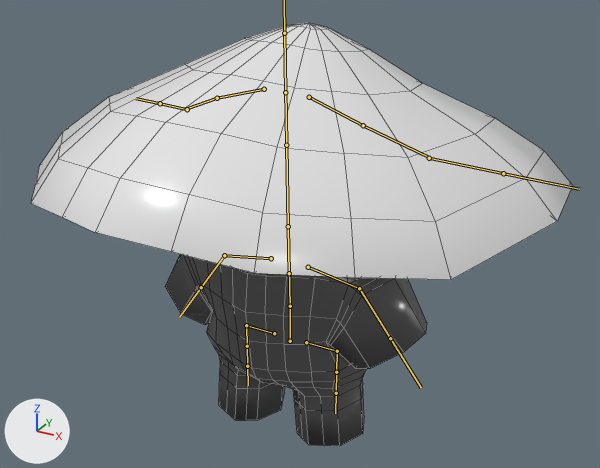
The FBX model Assets/Models/Donko/DonkoAnimd.fbx, before and after one commit.
The view is the same before and after, from a 50 mm lens placed at (4.45, -7.85, 6.48), pointed at (0.07, 0.13, 2.5). Every picture has the same lights, and +X, +Y and +Z are marked at lower left. Both versions are drawn at frame 80 of the action 'Armature.000|Idle'; the numbers are the values there. The bones that bend it are drawn over the model as lines. Mesh edges are drawn as thin lines.

In view in the first picture: 'Mushroom 2'.
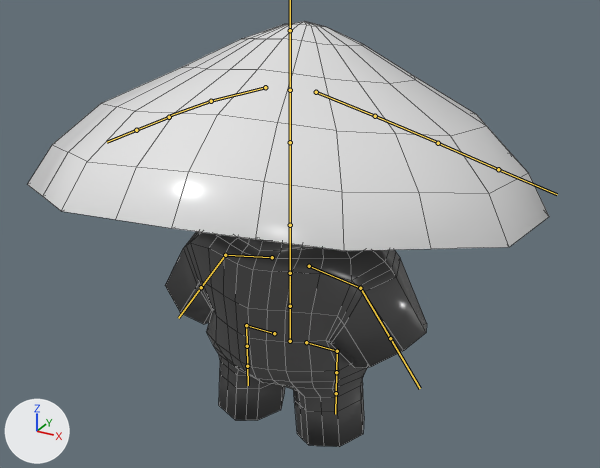
Pixel boxes (x1, y1, x2, y2) of what changed, in the pictures (600 x 468 px):
```json
{"object": "Mushroom 2", "change": "posed", "before": [31, 23, 573, 446], "after": [28, 21, 549, 447]}
{"bone": "SpineMid", "before": "(290, 306) to (289, 267)", "after": "(290, 306) to (290, 266)"}
{"bone": "SpineHead", "before": "(288, 226) to (286, 145)", "after": "(290, 225) to (290, 142)"}
{"bone": "CapEdge_L", "before": "(429, 158) to (503, 173)", "after": "(438, 143) to (498, 169)"}
{"bone": "CapEdge_R", "before": "(187, 109) to (160, 103)", "after": "(169, 117) to (136, 130)"}
```

The change, as JSON lines over the scene's bpy script:
```json
{"block": "bone_spinemid", "where": "bone_spinemid = bpy.data.objects['Armature.000'].pose.bones['SpineMid']  # child of 'SpineBase'"}
{"op": "set", "path": "bone_spinemid.rotation_quaternion", "old": "(1.0, 0.0, 0.0, 0.023)", "new": "(1.0, 0.0, 0.0, 0.0)", "note": "degrees (0, 0, 3) -> degrees (0, 0, 0)"}
{"block": "bone_spinehead", "where": "bone_spinehead = bpy.data.objects['Armature.000'].pose.bones['SpineHead']  # child of 'SpineUpper'"}
{"op": "set", "path": "bone_spinehead.rotation_quaternion", "old": "(0.999, 0.005, -0.038, -0.001)", "new": "(0.996, 0.0, 0.087, 0.0)", "note": "degrees (1, -4, 0) -> degrees (0, 10, 0)"}
{"block": "bone_capedge_l", "where": "bone_capedge_l = bpy.data.objects['Armature.000'].pose.bones['CapEdge_L']  # child of 'CapMid_L'"}
{"op": "set", "path": "bone_capedge_l.rotation_quaternion", "old": "(0.992, 0.127, -0.008, -0.005)", "new": "(1.0, -0.009, -0.009, -0.009)", "note": "degrees (15, -1, -1) -> degrees (-1, -1, -1)"}
{"block": "bone_capedge_r", "where": "bone_capedge_r = bpy.data.objects['Armature.000'].pose.bones['CapEdge_R']  # child of 'CapMid_R'"}
{"op": "set", "path": "bone_capedge_r.rotation_quaternion", "old": "(0.992, 0.127, -0.008, -0.005)", "new": "(1.0, -0.009, -0.009, -0.009)", "note": "degrees (15, -1, -1) -> degrees (-1, -1, -1)"}
```
